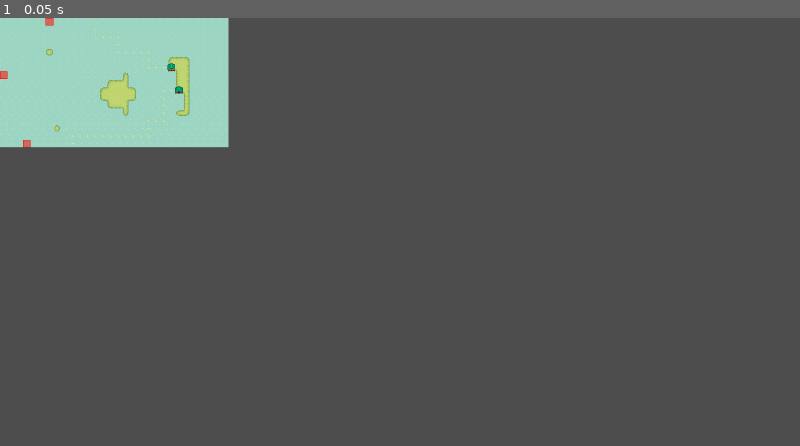
Above: before the commit, frame 1.
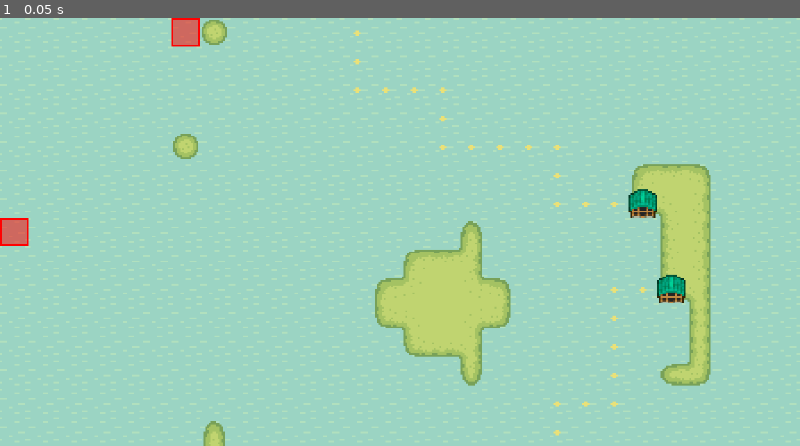
Above: after the commit, the same moment.

Repository: LeoZhang421/GameJam-2024-Pixel
Game: Godot game, scene res://Scenes/Map/level_02.tscn
Same seed, same stepped clock (60 frames per second), same inputs: the game is played once before the commit and once after it. This scene is started directly instead of the project's main scene. Sound files missing from this copy of the repository are replaced by a short silence.
Inputs:
- Up to frame 1 (0.05 s): no input

The runs differ from the first frame. In frame 1, 92% of the frame differs, in the area x 0-100%, y 0-100%.

Commit message:
修复了雇佣兵列表重叠的问题，修复了2图马奇诺防线，修复了商船不爆金币的bug

Diff:
--- a/Scenes/Map/level_02.tscn
+++ b/Scenes/Map/level_02.tscn
@@ -3479,10 +3479,11 @@
 sources/0 = SubResource("TileSetAtlasSource_l2vxd")
 
 [node name="Level_02" type="TileMap"]
+scale = Vector2(3.75, 3.75)
 tile_set = SubResource("TileSet_agqur")
 format = 2
 layer_0/tile_data = PackedInt32Array(0, 655360, 1, 1, 655360, 1, 2, 655360, 0, 3, 655360, 0, 4, 655360, 0, 5, 655360, 0 …(8793 unchanged characters)…
-layer_1/tile_data = PackedInt32Array(393240, 131072, 1, 4587 …(551 unchanged characters)…  131072, 2, 262150, 196608, 3, 917511, 131072, 4)
+layer_1/tile_data = PackedInt32Array(393240, 131072, 1, 4587 …(551 unchanged characters)…  131072, 2, 262150, 196608, 3, 917511, 196608, 0, 983047, 196608, 1, 1048583, 196608, 2, 7, 196608, 3)
 layer_2/tile_data = PackedInt32Array(393237, 589824, 5, 393236, 589824, 5, 393235, 589824, 5, 327699, 589824, 5, 262163 …(616 unchanged characters)…
 layer_3/tile_data = PackedInt32Array(393238, 458755, 35, 589847, 458755, 35)
 layer_4/tile_data = PackedInt32Array(6, 1441795, 4, 458752, 1441795, 4, 1048579, 1441795, 4)
--- a/Scripts/HUD.gd
+++ b/Scripts/HUD.gd
@@ -354,6 +354,9 @@
 
 
 func complete_turn():
+	Character.add_gold(Character.future_gold)
+	Character.future_gold = 0
+	mercenary_list.visible = false
 	expand_button_text.self_modulate = Color.WHITE
 	build_button_text.self_modulate = Color.WHITE
 	demolish_button_text.self_modulate = Color.WHITE
Not shown, changed: export_presets.cfg
